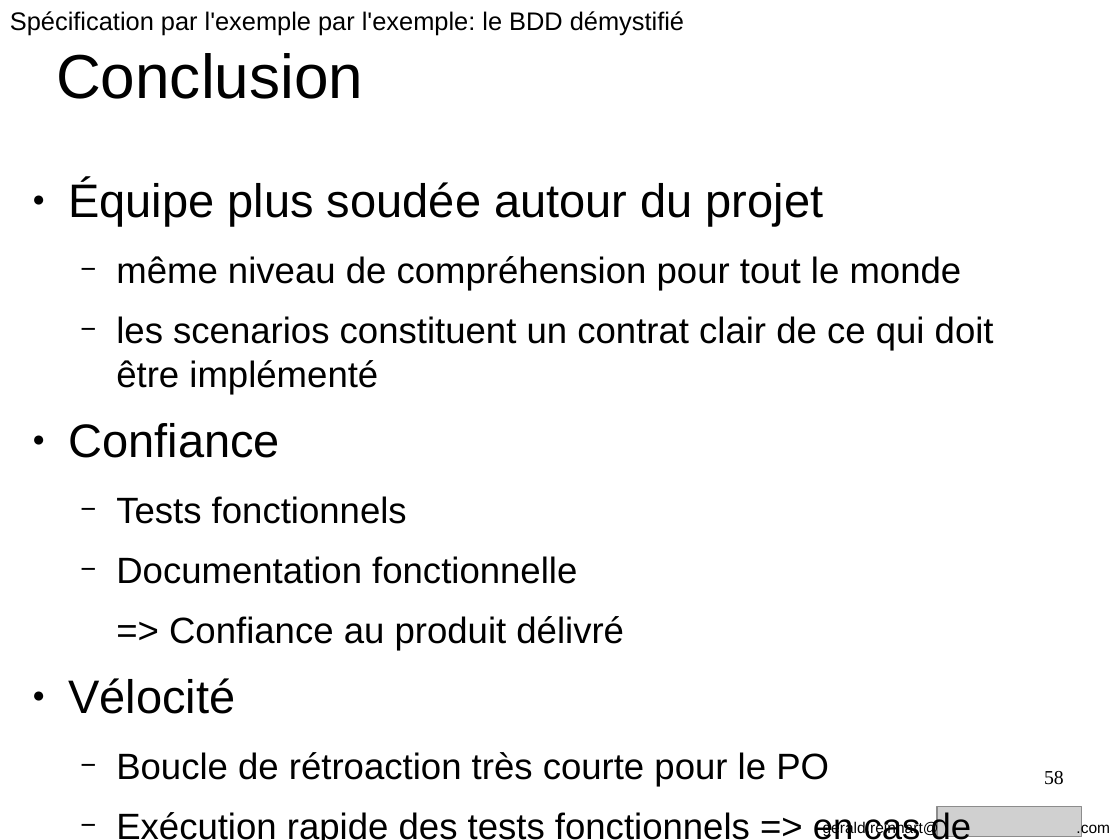
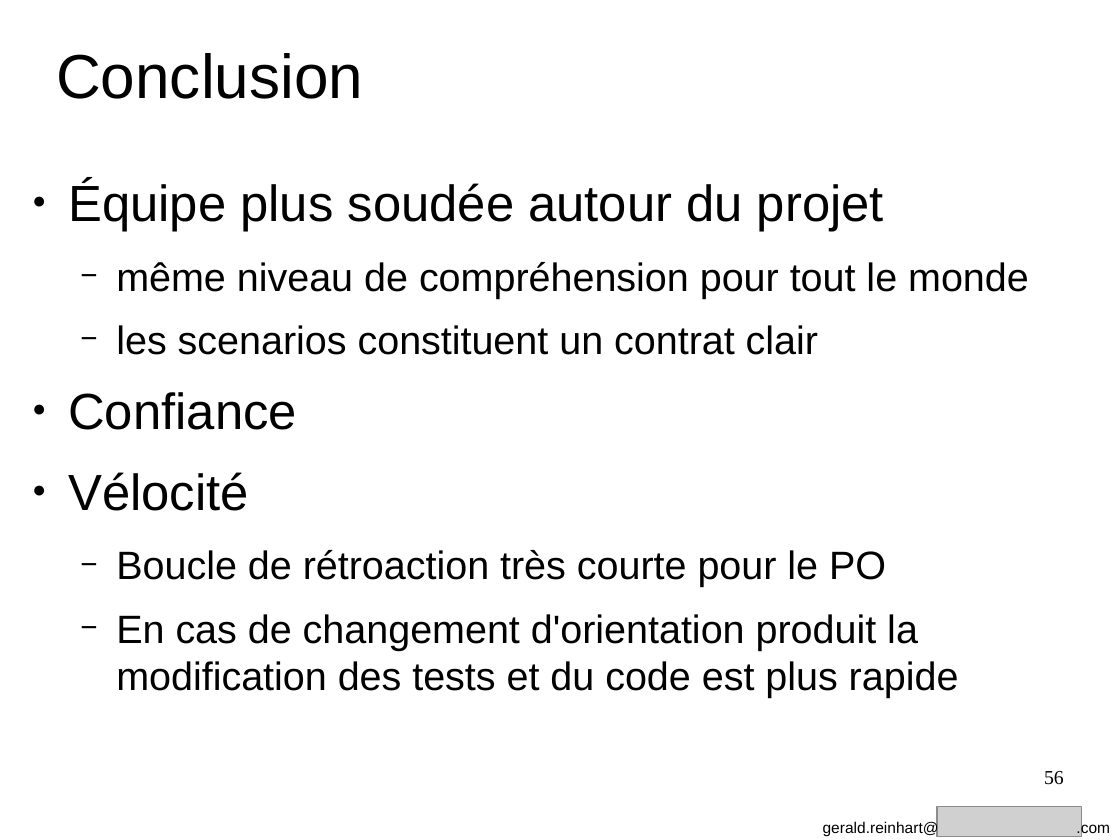
Before and after one commit to GeReinhart/dojo-bdd-library-ws-java, a slide deck: slide 56 of doc/BDD_presentation_agile_grenoble_2016.odp (slide 58 before the commit). Drawn at 1120x840 pixels with LibreOffice and Linux fonts; fonts in the diff are those of the drawing; grey boxes stand for pictures. Boxes give left, top, right and bottom in pixels: in the first picture for what was removed or moved away, otherwise in the second. Text is boxed around its words. In the diff, an @@ line names an element or a change of style, - is before the commit and + after.

```diff
--- a/doc/BDD_presentation_agile_grenoble_2016.odp
+++ b/doc/BDD_presentation_agile_grenoble_2016.odp
@@ text removed at box(10, 11, 684, 35) @@
-Spécification par l'exemple par l'exemple: le BDD démystifié
@@ text at box(68, 180, 1029, 587): size 33.3 to 36 pt in "Équipe plus soudée autour du projet", "Confiance", "Vélocité"; size 25.9 to 28 pt in "même niveau de compréhension pour tout le ...", "Boucle de rétroaction très courte pour le ..." @@
@@ text at box(116, 325, 818, 355): text changed; size 25.9 to 28 pt @@
-  − les scenarios constituent un contrat clair de ce qui doit être implémenté
+  − les scenarios constituent un contrat clair
@@ text at box(116, 496, 624, 650): paragraphs removed @@
-  − Tests fonctionnels
-  − Documentation fonctionnelle
-  => Confiance au produit délivré
@@ text at box(116, 614, 959, 698): text changed; size 25.9 to 28 pt @@
-  − Exécution rapide des tests fonctionnels => en cas de changement d'orientation produit la modification des tests et du code est plus rapide
+  − En cas de changement d'orientation produit la modification des tests et du code est plus rapide
@@ page number at box(1044, 771, 1064, 785): text changed @@
-58
+56
```
Also in this commit, not shown: 54 other slides changed, 2 slides removed, 5 other files.
